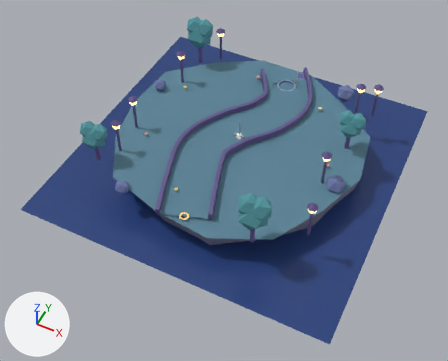
Two versions of the glTF model ui/3d/minigolf/course-13.glb, one commit apart.
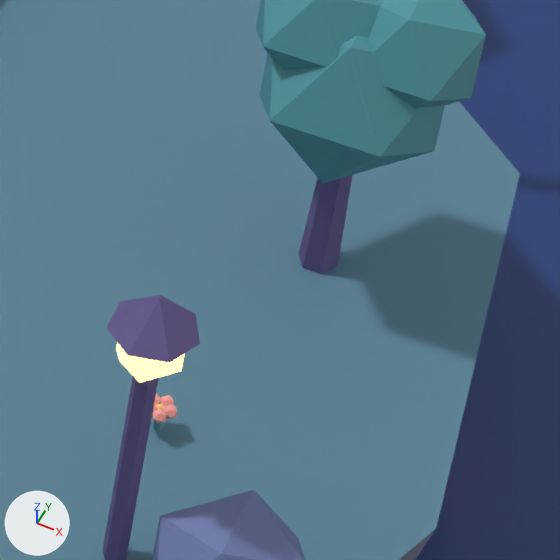
The first picture shows the older version from a 50 mm camera at (7.3, -15.94, 17.01) aimed at (0.13, -1.6, -0.91). The close-ups show the older and then the newer version on the part from 69% to 84% of the width and 32% to 51% of the height of that picture. Only the edits that show in the close-ups are written down. Every picture has the same lights, and +X, +Y and +Z are marked at lower left.

The older version as bpy lines, for what is in view:
```python
me_faceted_canopy_mesh_079 = bpy.data.meshes.new('faceted-canopy-mesh.079')
me_faceted_canopy_mesh_079.from_pydata(...)  # an icosphere of 20 faces spanning x 3.47..4.05, y 1.01..1.59, z 1.127..1.707
me_faceted_canopy_mesh_079.materials.append(mat_minigolf_leaf_night)  # cyan #50959e
me_garden_tree_trunk_mesh_026 = bpy.data.meshes.new('garden-tree-trunk-mesh.026')
me_garden_tree_trunk_mesh_026.from_pydata(...)  # a 6-sided cut cone along z (radius 0.095 at the low end, 0.06 at the high end) spanning x 3.855..4.045, y 1.218..1.382, z -0.04..1.014
me_garden_tree_trunk_mesh_026.materials.append(mat_minigolf_wood_night)  # blue #61558b
me_water_plane_mesh_012 = bpy.data.meshes.new('water-plane-mesh.012')
me_water_plane_mesh_012.from_pydata([(-6.15, -6.15, -1.15), (6.15, -6.15, -1.15), (6.15, 6.15, -1.15), (-6.15, 6.15, -1.15)], [], [(0, 1, 2), (0, 2, 3)])
me_water_plane_mesh_012.materials.append(mat_minigolf_water_night)  # blue #2c4581
ob_faceted_canopy_079 = bpy.data.objects.new('faceted-canopy.079', me_faceted_canopy_mesh_079)
ob_faceted_canopy_079.location = (0.0, 0.0, 0.0)
ob_garden_tree_trunk_026 = bpy.data.objects.new('garden-tree-trunk.026', me_garden_tree_trunk_mesh_026)
ob_garden_tree_trunk_026.location = (0.0, 0.0, 0.0)
ob_water_plane_012 = bpy.data.objects.new('water-plane.012', me_water_plane_mesh_012)
ob_water_plane_012.location = (0.0, 0.0, 0.0)
# also in view: 'lantern-post.005' at (3.75, -0.8, 0.64); 'faceted-canopy.080' at (4.15, 1.36, 1.37); 'faceted-rock.097' at (4.25, -0.8, 0.12); 'island-turf-edge.012' at (0.04, 0.04, -0.04); 'faceted-canopy.078' at (3.95, 1.3, 1.12)
```
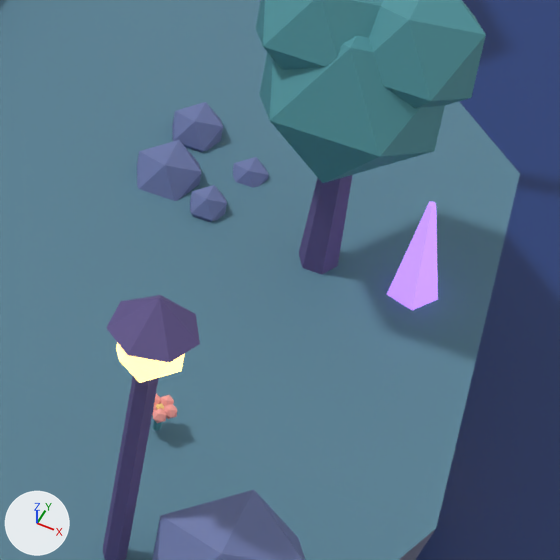
Pixel boxes [x1, y1, x2, y2] of what changed, in the close-ups (560 x 560 px):
```json
{"object": "deco-shard.001", "change": "added", "after": [386, 201, 438, 310], "on screen": "purple"}
{"object": "deco-pebble.194", "change": "added", "after": [137, 140, 202, 201], "on screen": "blue"}
{"object": "deco-pebble.193", "change": "added", "after": [172, 102, 223, 152], "on screen": "blue"}
{"object": "deco-pebble.195", "change": "added", "after": [190, 185, 227, 222], "on screen": "blue"}
{"object": "deco-pebble.192", "change": "added", "after": [233, 157, 269, 188], "on screen": "blue"}
```

Scene script edits in JSON lines:
```json
{"op": "add", "block": "mat_minigolf_deco_shard_glow_night", "code": ["mat_minigolf_deco_shard_glow_night = principled_material('minigolf-deco-shard-glow-night')", "mat_minigolf_deco_shard_glow_night.base_color = (0.52, 0.28, 0.92)  # purple #bf90f6", "mat_minigolf_deco_shard_glow_night.roughness = 0.3", "mat_minigolf_deco_shard_glow_night.emission_color = (0.468, 0.252, 0.828)  # purple #b689eb", "mat_minigolf_deco_shard_glow_night.emission_strength = 1.0"]}
{"op": "add", "block": "me_deco_shard_mesh_001", "code": ["me_deco_shard_mesh_001 = bpy.data.meshes.new('deco-shard-mesh.001')", "me_deco_shard_mesh_001.from_pydata(...)  # a 5-sided cut cone along z (radius 0.13 at the low end, 0.02 at the high end) spanning x 4.295..4.53, y 1.176..1.424, z -0.04..0.56", "me_deco_shard_mesh_001.materials.append(mat_minigolf_deco_shard_glow_night)  # purple #bf90f6, glowing purple #b689eb"]}
{"op": "add", "block": "me_deco_pebble_mesh_195", "code": ["me_deco_pebble_mesh_195 = bpy.data.meshes.new('deco-pebble-mesh.195')", "me_deco_pebble_mesh_195.from_pydata(...)  # an icosphere of 20 faces spanning x 3.299..3.469, y 1.3..1.471, z -0.055..0.115", "me_deco_pebble_mesh_195.materials.append(mat_minigolf_rock_night)  # blue #6c79aa"]}
{"op": "add", "block": "me_deco_pebble_mesh_194", "code": ["me_deco_pebble_mesh_194 = bpy.data.meshes.new('deco-pebble-mesh.194')", "me_deco_pebble_mesh_194.from_pydata(...)  # an icosphere of 20 faces spanning x 2.991..3.297, y 1.361..1.667, z -0.153..0.153", "me_deco_pebble_mesh_194.materials.append(mat_minigolf_rock_night)  # blue #6c79aa"]}
{"op": "add", "block": "me_deco_pebble_mesh_193", "code": ["me_deco_pebble_mesh_193 = bpy.data.meshes.new('deco-pebble-mesh.193')", "me_deco_pebble_mesh_193.from_pydata(...)  # an icosphere of 20 faces spanning x 3.048..3.286, y 1.717..1.955, z -0.089..0.149", "me_deco_pebble_mesh_193.materials.append(mat_minigolf_rock_night)  # blue #6c79aa"]}
{"op": "add", "block": "me_deco_pebble_mesh_192", "code": ["me_deco_pebble_mesh_192 = bpy.data.meshes.new('deco-pebble-mesh.192')", "me_deco_pebble_mesh_192.from_pydata(...)  # an icosphere of 20 faces spanning x 3.402..3.572, y 1.594..1.764, z -0.085..0.085", "me_deco_pebble_mesh_192.materials.append(mat_minigolf_rock_night)  # blue #6c79aa"]}
{"op": "add", "block": "ob_deco_shard_001", "code": ["ob_deco_shard_001 = bpy.data.objects.new('deco-shard.001', me_deco_shard_mesh_001)", "ob_deco_shard_001.location = (0.0, 0.0, 0.0)"]}
{"op": "add", "block": "ob_deco_pebble_195", "code": ["ob_deco_pebble_195 = bpy.data.objects.new('deco-pebble.195', me_deco_pebble_mesh_195)", "ob_deco_pebble_195.location = (0.0, 0.0, 0.0)"]}
{"op": "add", "block": "ob_deco_pebble_194", "code": ["ob_deco_pebble_194 = bpy.data.objects.new('deco-pebble.194', me_deco_pebble_mesh_194)", "ob_deco_pebble_194.location = (0.0, 0.0, 0.0)"]}
{"op": "add", "block": "ob_deco_pebble_193", "code": ["ob_deco_pebble_193 = bpy.data.objects.new('deco-pebble.193', me_deco_pebble_mesh_193)", "ob_deco_pebble_193.location = (0.0, 0.0, 0.0)"]}
{"op": "add", "block": "ob_deco_pebble_192", "code": ["ob_deco_pebble_192 = bpy.data.objects.new('deco-pebble.192', me_deco_pebble_mesh_192)", "ob_deco_pebble_192.location = (0.0, 0.0, 0.0)"]}
```
